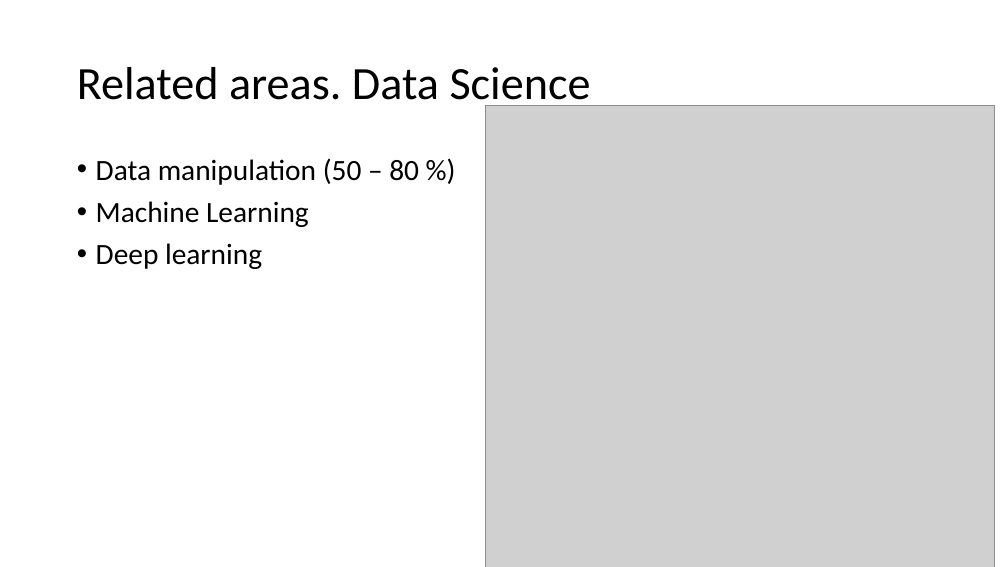
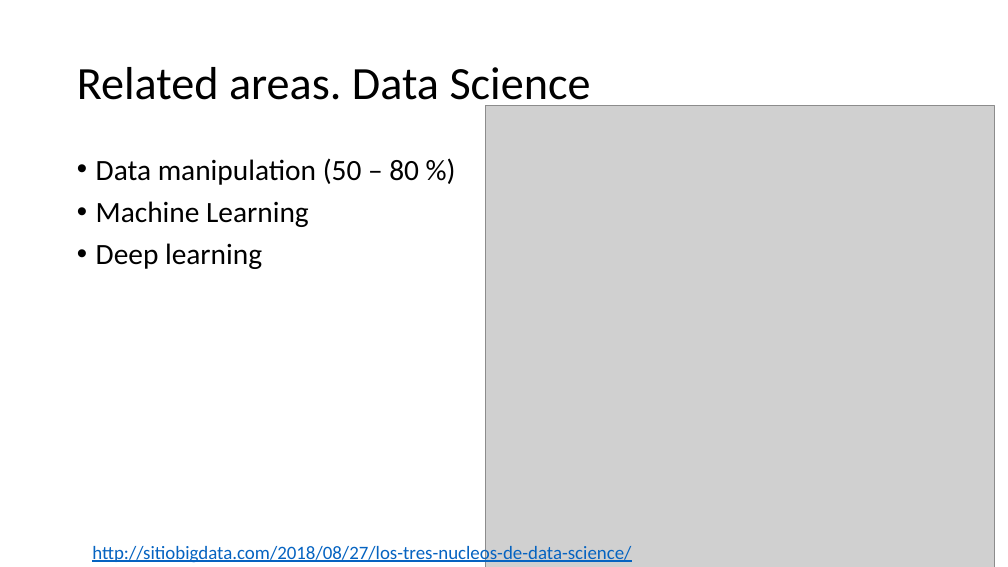
Before and after one commit to mathphysmx/teaching-ml, a slide deck: slide 9 of slides/ML_00.pptx. Drawn at 1008x567 pixels with LibreOffice and Linux fonts; fonts in the diff are those of the drawing; grey boxes stand for pictures. Boxes give left, top, right and bottom in pixels: in the first picture for what was removed or moved away, otherwise in the second. Text is boxed around its words. In the diff, an @@ line names an element or a change of style, - is before the commit and + after.

```diff
--- a/slides/ML_00.pptx
+++ b/slides/ML_00.pptx
@@ text added at [92, 543, 631, 564], 18 pt, text #0563C1, underline @@
+http://sitiobigdata.com/2018/08/27/los-tres-nucleos-de-data-science/
```
Also in this commit, not shown: 3 other slides changed, 2 slides added, 3 other files.
